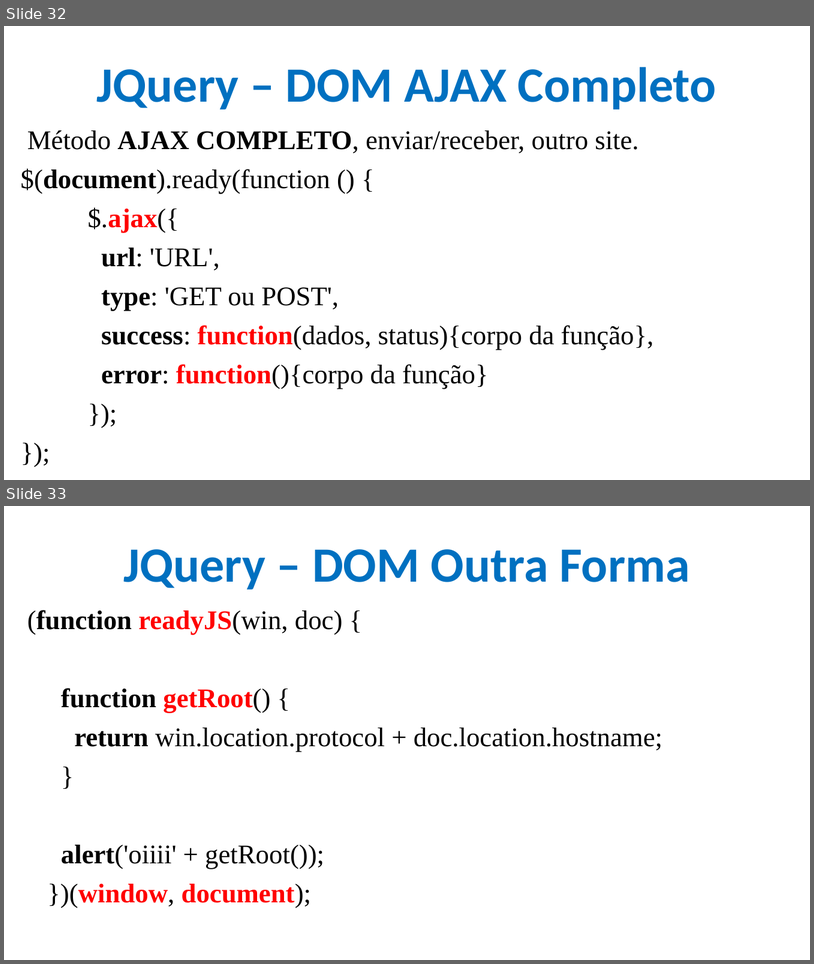
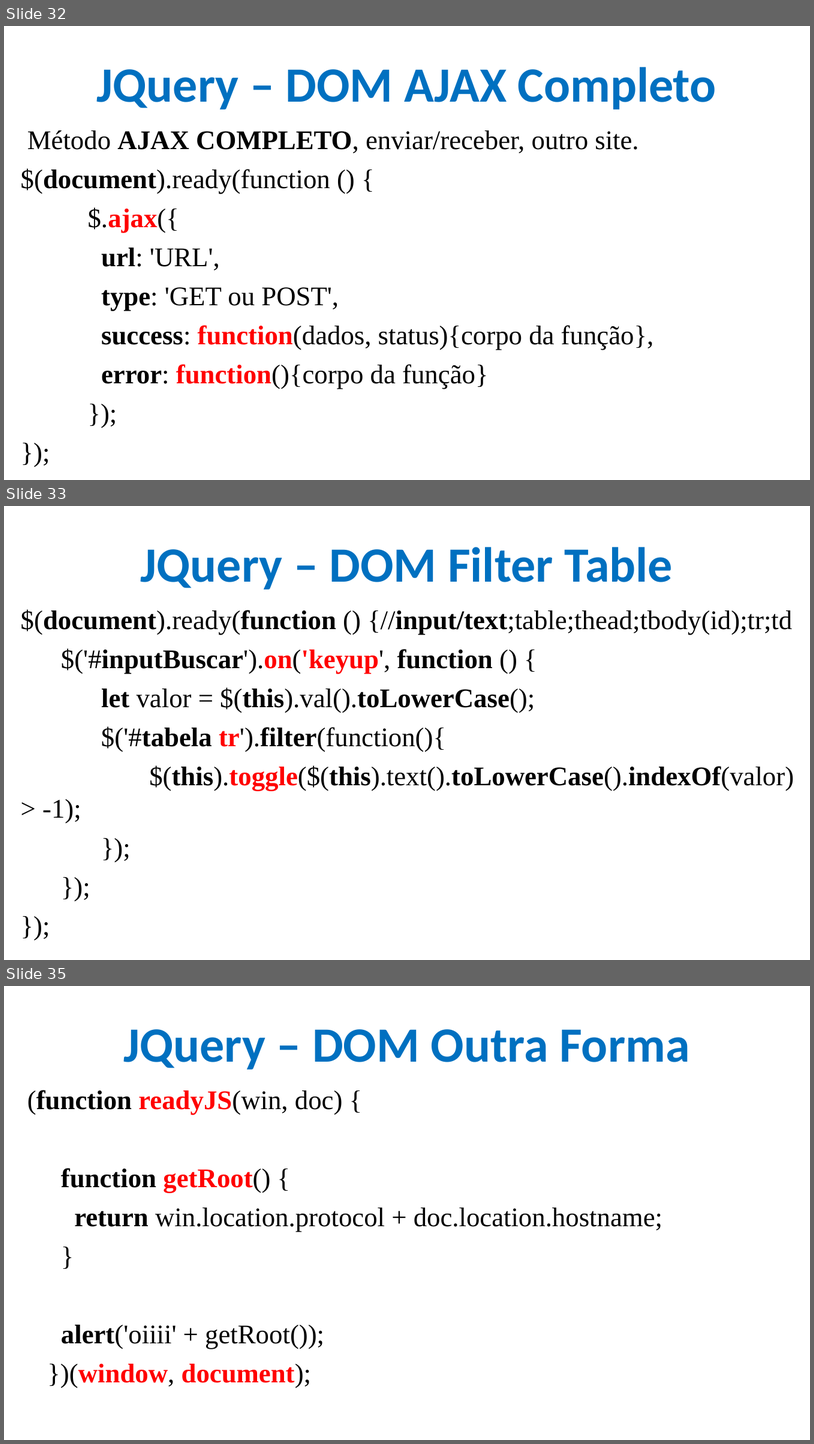
Before and after one commit to CloudEducationBrazil/WydenDesenvolvimentoWebPHP, a slide deck: 01 Classes/Aula 11 Desenvolvimento Web PHP - JQuery.pptx. Shown one above the other, each under a label of ours: slides 32 and 33 before the commit, slides 32, 33 and 35 after it; the slides between them are not shown. The pictures are 814x964 and 814x1444 pixels, drawn with LibreOffice and Linux fonts; fonts in the diff are those of the drawing; background and template pictures are left out. Boxes give left, top, right and bottom in pixels: in the first picture for what was removed or moved away, otherwise in the second. Text is boxed around its words. In the diff, an @@ line names an element or a change of style, - is before the commit and + after.

Commit message:
ppt DOM JQuery

```diff
--- a/01 Classes/Aula 11 Desenvolvimento Web PHP - JQuery.pptx
+++ b/01 Classes/Aula 11 Desenvolvimento Web PHP - JQuery.pptx
@@ slide 33 added at (4,506,810,960), background picture (left out) @@
@@ title added at (140,547,673,589), 44 pt, text #0070C0, bold @@
+JQuery – DOM Filter Table
@@ text added at (21,609,794,823), 24 pt, text #000000 @@
+$(document).ready(function () {//input/text;table;thead;tbody(id);tr;td
+$('#inputBuscar').on('keyup', function () {
+let valor = $(this).val().toLowerCase();
+$('#tabela tr').filter(function(){
+$(this).toggle($(this).text().toLowerCase().indexOf(valor) > -1);
+});
+});
+});
@@ what was slide 33 is now slide 35 @@
```
Also in this commit, not shown: 1 other slide added, 2 other files.
